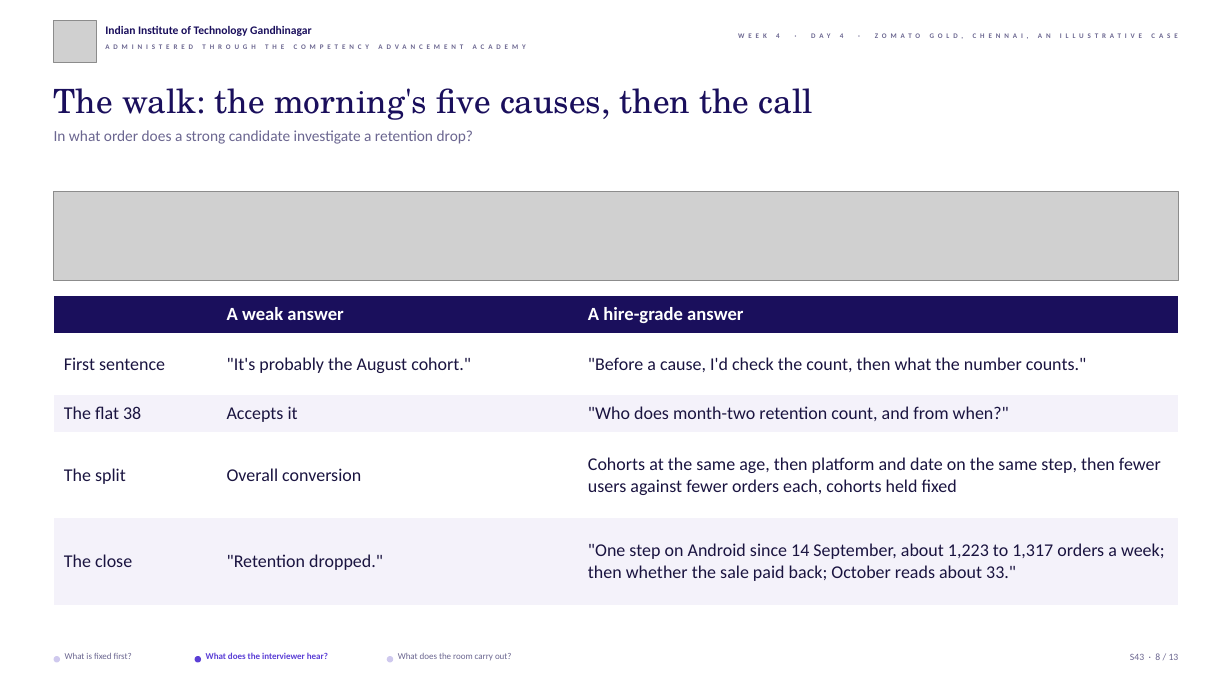
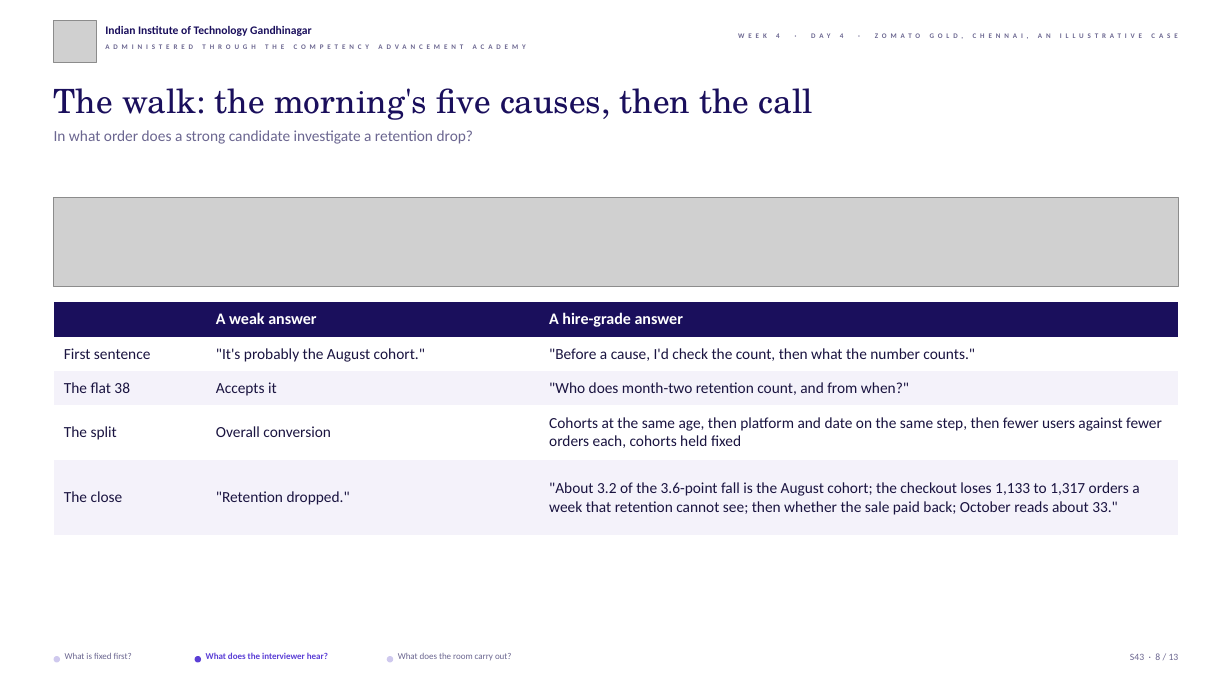
Before and after one commit to fde-academy-lab/c2-content-factory, a slide deck: slide 8 of content/W04/D4/slides/C2_W04_D04_half2_STUDENT.pptx. Drawn at 1232x693 pixels with LibreOffice and Linux fonts; fonts in the diff are those of the drawing; grey boxes stand for pictures; background and template pictures are left out. Boxes give left, top, right and bottom in pixels: in the first picture for what was removed or moved away, otherwise in the second. Text is boxed around its words. In the diff, an @@ line names an element or a change of style, - is before the commit and + after.

```diff
--- a/content/W04/D4/slides/C2_W04_D04_half2_STUDENT.pptx
+++ b/content/W04/D4/slides/C2_W04_D04_half2_STUDENT.pptx
@@ picture: place and size @@
-picture at (54, 192, 1178, 281)
+picture at (54, 198, 1178, 287)
@@ table at (54, 301, 1179, 533) @@
@@ row 5, column 3: ""One step on Android since 14 September, about 1,223 to 1,317 orders a week; then whether the sale paid back; October reads about 33."" to ""About 3.2 of the 3.6-point fall is the August cohort; the checkout loses 1,133 to 1,317 orders a week that retention cannot see; then whether the sale paid back; October reads about 33."" @@
@@ size 14.5 to 12.5 pt in "A weak answer", "A hire-grade answer" @@
@@ size 14 to 12 pt in "First sentence", ""It's probably the August cohort."", ""Before a cause, I'd check the count, ...", "The flat 38" and 7 more places @@
@@ table: place and size @@
-table at (54, 296, 1178, 604)
+table at (54, 301, 1179, 533)
```
Also in this commit, not shown: 3 other slides changed, 24 other files.
